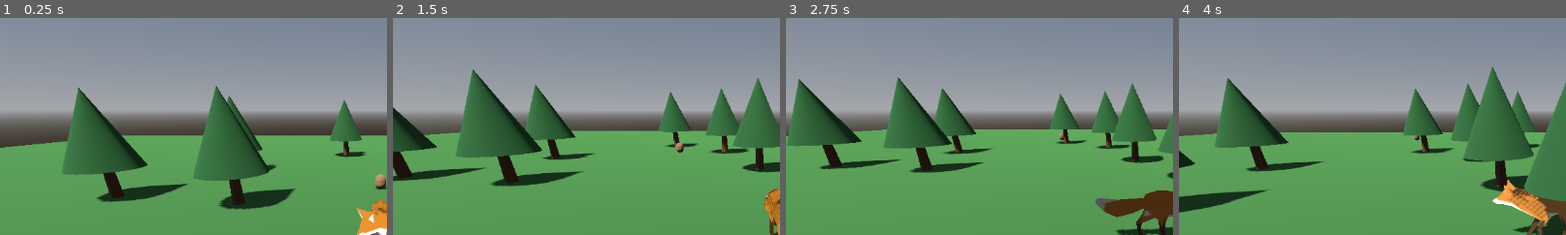
Above: before the commit, frames 1-4 (left to right).
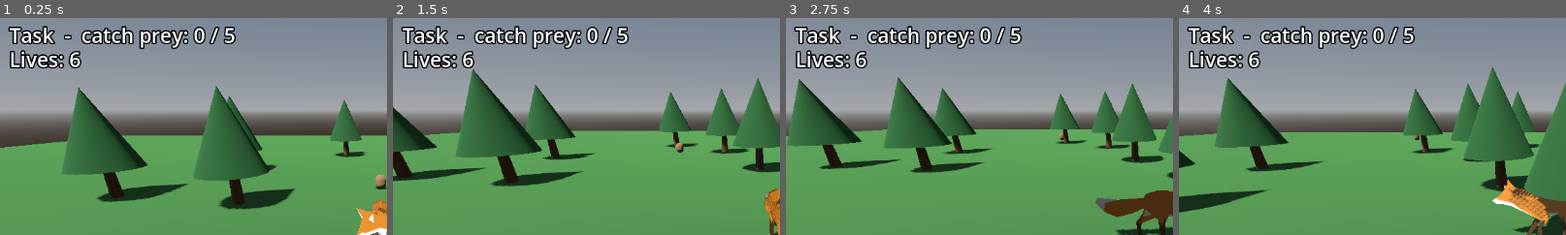
Above: after the commit, the same moments.

Repository: mattzollinhofer/cat_hunter_spike
Game: Godot game, scene res://main.tscn
Two runs of this game, one before a commit and one after it. Both use one fixed random seed, a clock stepped at 60 frames per second and the inputs below.
Inputs:
- Up to frame 1 (0.25 s): no input
- Up to frame 2 (1.5 s): hold Right (ui_right) 0.53-1.28 s; hold Shift 0.53-1.28 s; tap Space at 0.77 s; hold Down (ui_down) from 1.28 s (still down); tap Shift at 1.35 s
- Up to frame 3 (2.75 s): tap Space at 1.52 s; release Down (ui_down) at 2.03 s; hold Right (ui_right) from 2.03 s (still down); hold Shift from 2.03 s (still down)
- Up to frame 4 (4 s): release Right (ui_right) at 2.78 s; release Shift at 2.78 s; hold Up (ui_up) 2.78-3.53 s; tap Shift at 2.85 s; tap Space at 3.02, 3.77 s; hold Left (ui_left) from 3.53 s (still down); hold Shift from 3.53 s (still down)
The pictures show only the part of the screen within x 1-51%, y 2-52%; the shares and areas given below are measured in that part.

The runs differ from the first frame. In frame 1, 3.9% of the frame differs, in the area x 2-62%, y 3-24%; in frame 2, 3.9%; in frame 3, 3.9%; in frame 4, 3.9%.

Commit message:
Add on-screen HUD showing task progress and lives
Players now see their hunt progress on-screen: the level task (catch prey: X / Y)
and remaining lives, displayed top-left. Mirrors the tasks panel and lives row
from the daughter's sketches. The HUD is a CanvasLayer that listens to the hunt
manager's signals (progress_changed / lives_changed) so it stays in sync without
reaching into game logic. Text is white with black outline for readability across
the forest backdrop.

Co-Authored-By: Claude <noreply@anthropic.com>
Claude-Session: https://claude.ai/code/session_012CUQyNznFBfnNfoy7zCDLa

Diff:
--- /dev/null
+++ b/hud.gd
@@ -0,0 +1,31 @@
+extends CanvasLayer
+## Minimal in-game HUD: the level task (prey caught / goal) and remaining lives,
+## mirroring the tasks panel + lives row from the sketches. Listens to the hunt's
+## signals so it stays in sync without reaching into game logic.
+
+var _task_label: Label
+var _lives_label: Label
+
+func _ready() -> void:
+	_task_label = _make_label(Vector2(24, 20))
+	_lives_label = _make_label(Vector2(24, 56))
+
+func _make_label(pos: Vector2) -> Label:
+	var label := Label.new()
+	label.position = pos
+	label.add_theme_font_size_override("font_size", 30)
+	label.add_theme_color_override("font_color", Color.WHITE)
+	label.add_theme_color_override("font_outline_color", Color.BLACK)
+	label.add_theme_constant_override("outline_size", 8)
+	add_child(label)
+	return label
+
+func bind(hunt: Node) -> void:
+	hunt.progress_changed.connect(_on_progress)
+	hunt.lives_changed.connect(_on_lives)
+
+func _on_progress(kills: int, goal: int) -> void:
+	_task_label.text = "Task  -  catch prey: %d / %d" % [kills, goal]
+
+func _on_lives(lives: int) -> void:
+	_lives_label.text = "Lives: %d" % lives
--- a/main.gd
+++ b/main.gd
@@ -116,4 +116,9 @@
 	hunt.name = "Hunt"
 	hunt.set_script(load("res://hunt.gd"))
 	add_child(hunt)
+	var hud := CanvasLayer.new()
+	hud.name = "HUD"
+	hud.set_script(load("res://hud.gd"))
+	add_child(hud)
+	hud.bind(hunt)
 	hunt.setup(_cat, self)
Not shown, added: hud.gd.uid
